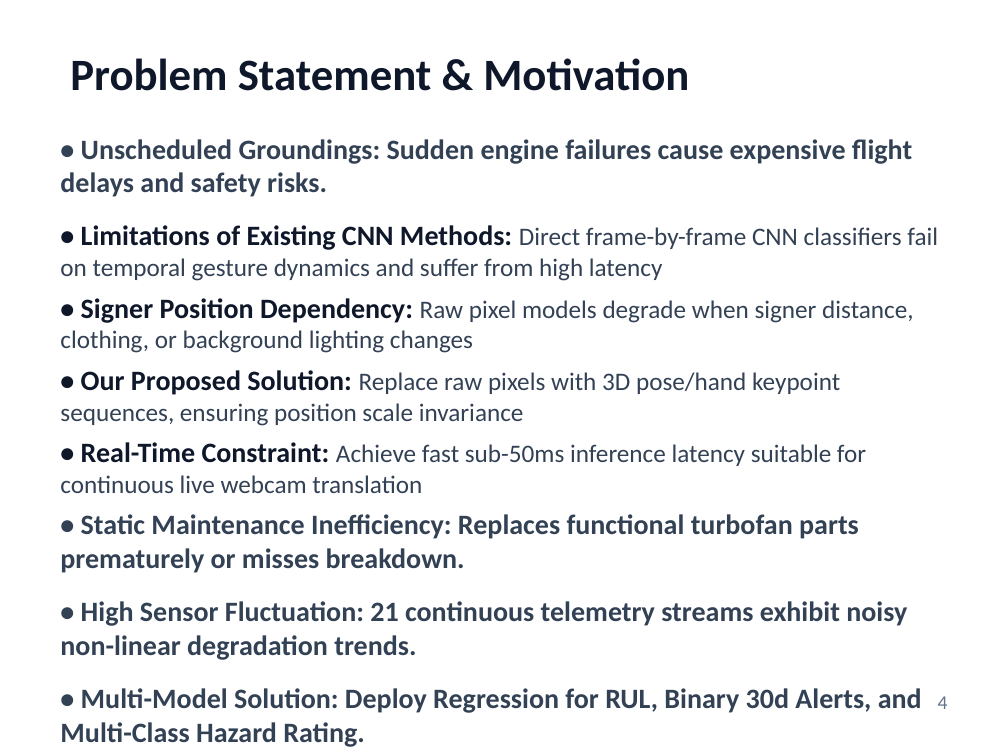
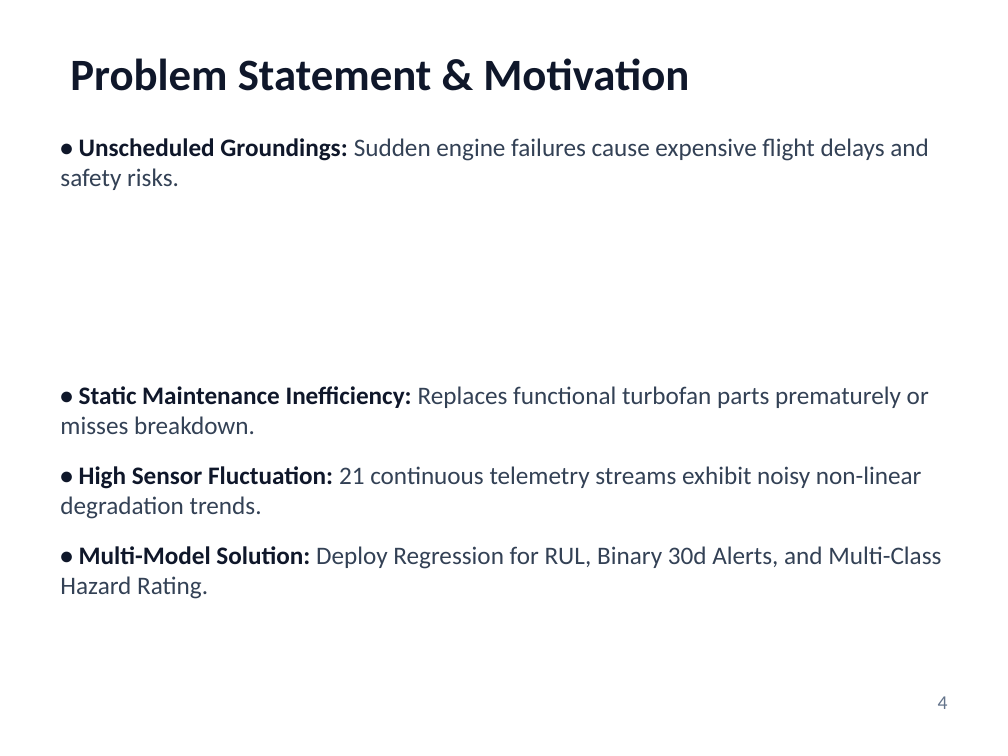
Before and after one commit to PiyushTiwari2051/Predictive-Master, a slide deck: slide 4 of Internship Presentation PPTs Template Final.pptx. Drawn at 1008x756 pixels with LibreOffice and Linux fonts; fonts in the diff are those of the drawing. Boxes give left, top, right and bottom in pixels: in the first picture for what was removed or moved away, otherwise in the second. Text is boxed around its words. In the diff, an @@ line names an element or a change of style, - is before the commit and + after.

Commit message:
Update presentation with bold bullet headers and 1:1 SLR capstone styling

```diff
--- a/Internship Presentation PPTs Template Final.pptx
+++ b/Internship Presentation PPTs Template Final.pptx
@@ text "• Unscheduled Groundings: Sudden engine ..." at (60,138,941,599): size 20 to 18 pt; text colour #334155 to #0F172A in "• Unscheduled Groundings:", "• Static Maintenance Inefficiency:", "• High Sensor Fluctuation:", "• Multi-Model Solution:"; bold off in "Sudden engine failures cause expensive flight delays ...", "Replaces functional turbofan parts prematurely or misses ...", "21 continuous telemetry streams exhibit noisy non-linear ...", "Deploy Regression for RUL, Binary 30d Alerts, ..." @@
@@ text at (60,225,938,493): paragraphs removed @@
-• Limitations of Existing CNN Methods: Direct frame-by-frame CNN classifiers fail on temporal gesture dynamics and suffer from high latency
-• Signer Position Dependency: Raw pixel models degrade when signer distance, clothing, or background lighting changes
-• Our Proposed Solution: Replace raw pixels with 3D pose/hand keypoint sequences, ensuring position scale invariance
-• Real-Time Constraint: Achieve fast sub-50ms inference latency suitable for continuous live webcam translation
```
Also in this commit, not shown: 15 other slides changed, 1 other file.
